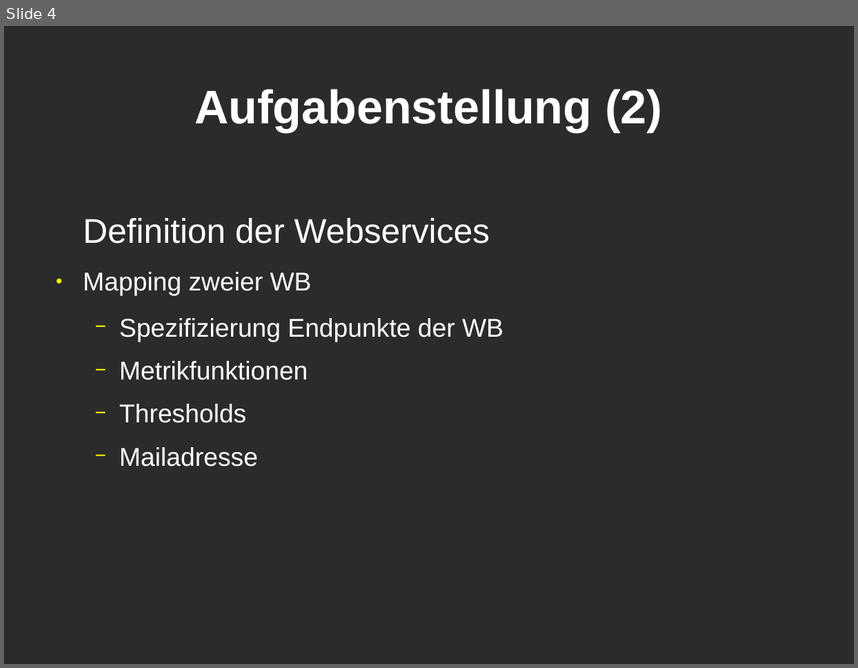
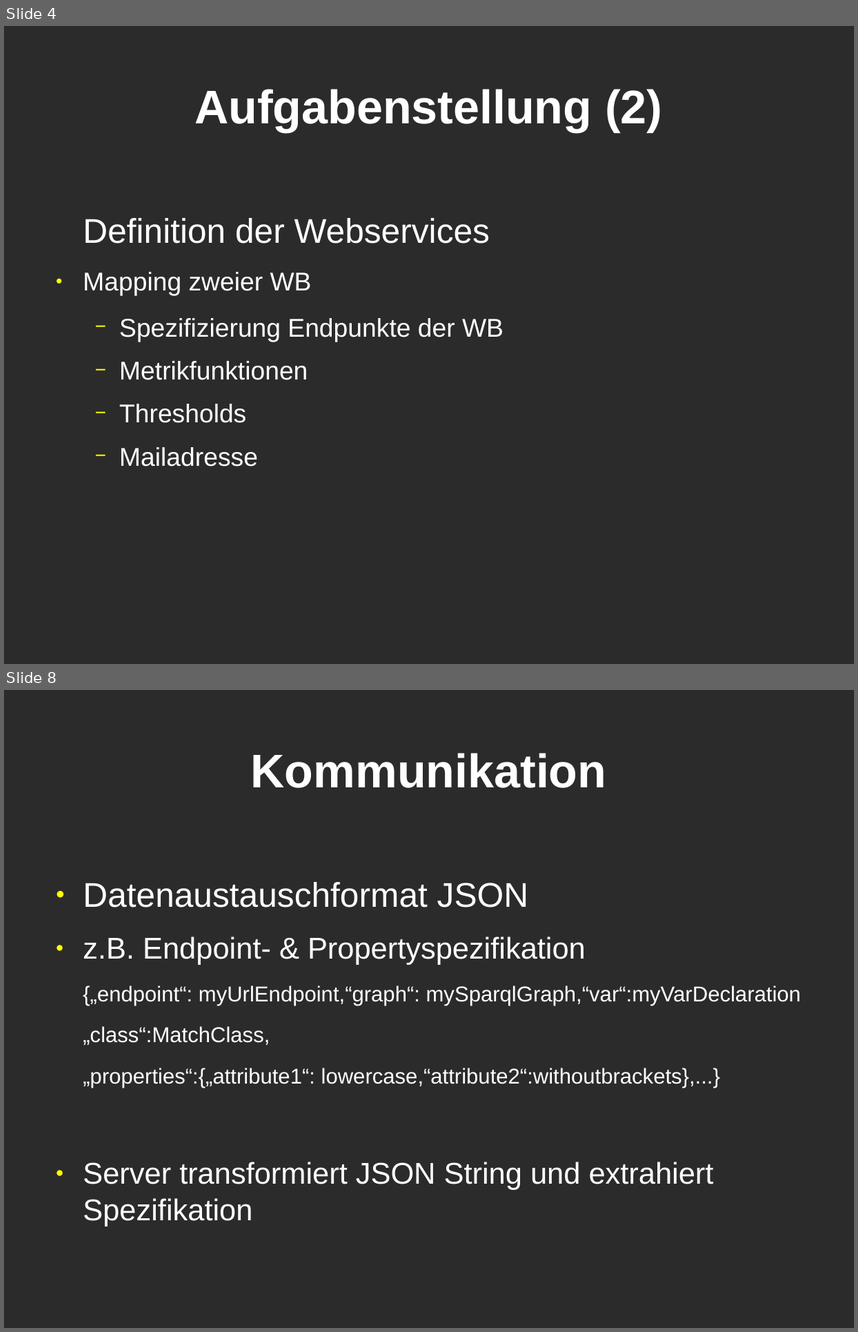
Before and after one commit to KLyko/LimesWebService, a slide deck: doc/overview_08-05-12/presentation.odp. Shown one above the other, each under a label of ours: slide 4 before the commit, slides 4 and 8 after it; the slides between them are not shown. The pictures are 858x668 and 858x1332 pixels, drawn with LibreOffice and Linux fonts; fonts in the diff are those of the drawing; background and template pictures are left out; a plain dark background stands for a picture behind light text. Boxes give left, top, right and bottom in pixels: in the first picture for what was removed or moved away, otherwise in the second. Text is boxed around its words. In the diff, an @@ line names an element or a change of style, - is before the commit and + after.

```diff
--- a/doc/overview_08-05-12/presentation.odp
+++ b/doc/overview_08-05-12/presentation.odp
@@ slide 8 added at <box>4,690,854,1328</box>, background picture (left out) @@
@@ title added at <box>251,753,607,788</box>, 44 pt, text #FFFFFF, bold @@
+Kommunikation
@@ text added at <box>83,882,801,1226</box>, 20 pt, text #FFFFFF @@
+● Datenaustauschformat JSON
+● z.B. Endpoint- & Propertyspezifikation
+{„endpoint“: myUrlEndpoint,“graph“: mySparqlGraph,“var“:myVarDeclaration
+„class“:MatchClass,
+„properties“:{„attribute1“: lowercase,“attribute2“:withoutbrackets},...}
+● Server transformiert JSON String und extrahiert Spezifikation
```
Also in this commit, not shown: 2 slides changed, 3 other slides added, 2 slides removed.
